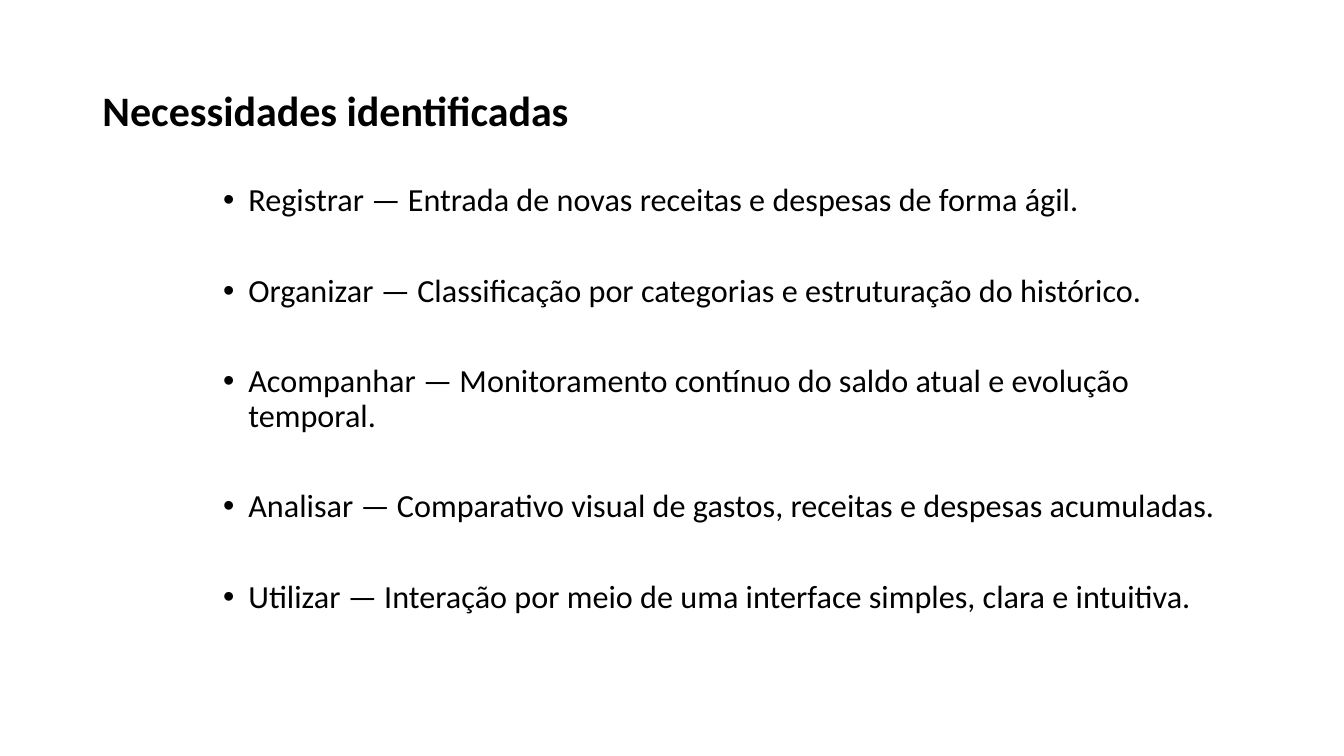
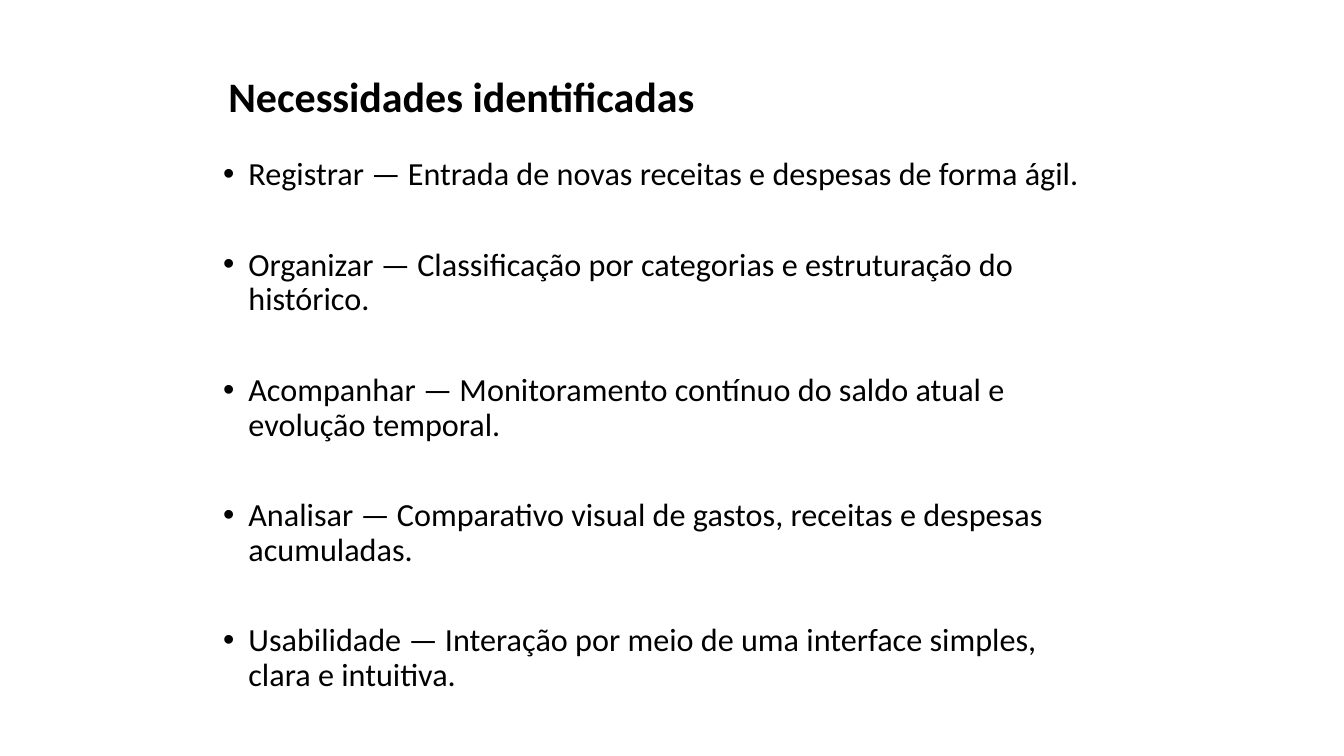
Before and after one commit to ltos2105-debug/Valora, a slide deck: slide 4 of 03-Documentos/VALORA (1).pptx. Drawn at 1344x756 pixels with LibreOffice and Linux fonts; fonts in the diff are those of the drawing; background and template pictures are left out. Boxes give left, top, right and bottom in pixels: in the first picture for what was removed or moved away, otherwise in the second. Text is boxed around its words. In the diff, an @@ line names an element or a change of style, - is before the commit and + after.

```diff
--- a/03-Documentos/VALORA (1).pptx
+++ b/03-Documentos/VALORA (1).pptx
@@ title "Necessidades identificadas": place and size @@
-title "Necessidades identificadas" at bbox=[102, 96, 569, 127]
+title "Necessidades identificadas" at bbox=[228, 82, 695, 113]
@@ text "Registrar — Entrada de novas ...": place and size @@
-text "Registrar — Entrada de novas ..." at bbox=[248, 188, 1214, 614]
+text "Registrar — Entrada de novas ..." at bbox=[248, 162, 1078, 657]
@@ text at bbox=[248, 628, 1037, 657]: text changed @@
-  • Utilizar — Interação por meio de uma interface simples, clara e intuitiva.
+  • Usabilidade — Interação por meio de uma interface simples, clara e intuitiva.
```
Also in this commit, not shown: 8 other slides changed, 1 slide added, 1 slide removed.
